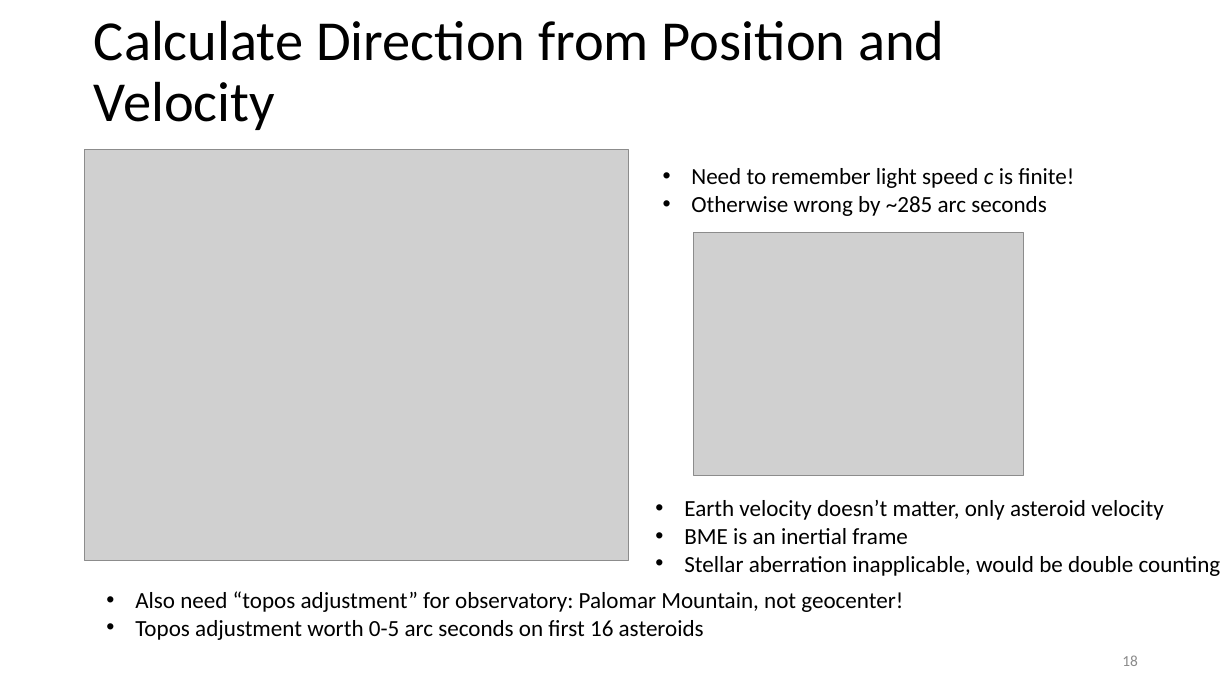
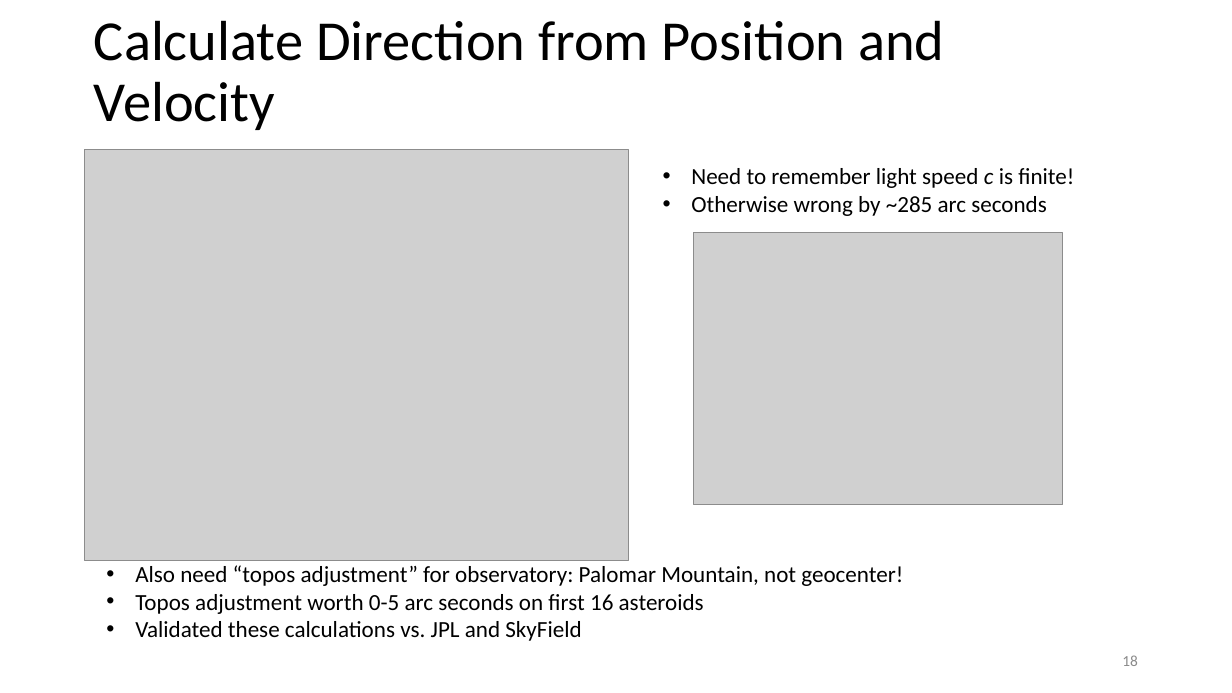
Before and after one commit to memanuel/kepler-sieve, a slide deck: slide 18 of presentation/kepler-sieve-slides.pptx. Drawn at 1232x693 pixels with LibreOffice and Linux fonts; fonts in the diff are those of the drawing; grey boxes stand for pictures. Boxes give left, top, right and bottom in pixels: in the first picture for what was removed or moved away, otherwise in the second. Text is boxed around its words. In the diff, an @@ line names an element or a change of style, - is before the commit and + after.

Commit message:
revised presentation / less text

```diff
--- a/presentation/kepler-sieve-slides.pptx
+++ b/presentation/kepler-sieve-slides.pptx
@@ picture: place and size @@
-picture at [693,233,1023,475]
+picture at [693,233,1063,505]
@@ text removed at [684,500,1221,576] @@
-• Earth velocity doesn’t matter, only asteroid velocity
-• BME is an inertial frame
-• Stellar aberration inapplicable, would be double counting
@@ text "Also need “topos adjustment” for ...": place and size @@
-text "Also need “topos adjustment” for ..." at [135,591,903,640]
+text "Also need “topos adjustment” for ..." at [135,565,903,641]
@@ text at [135,621,581,641]: paragraph added @@
+• Validated these calculations vs. JPL and SkyField
```
Also in this commit, not shown: 21 other slides changed, 1 slide added, 5 slides removed, 7 other files.
